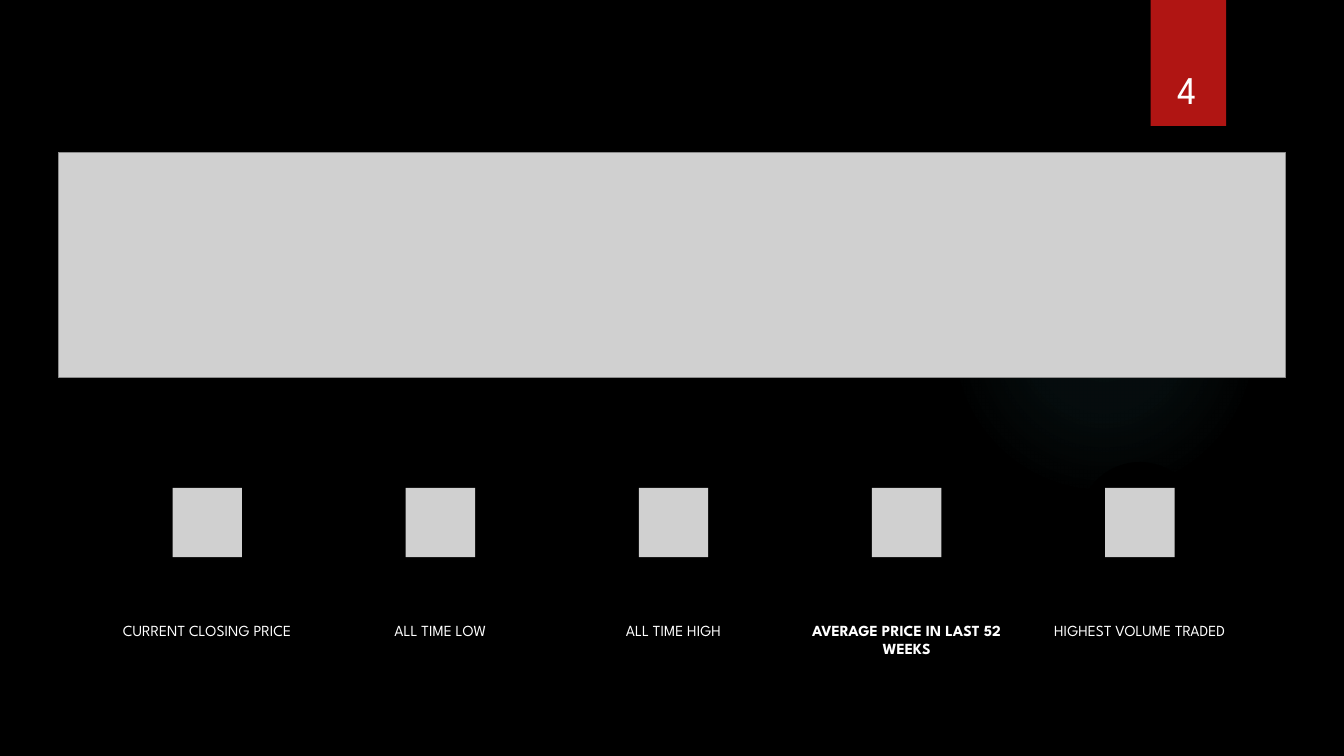
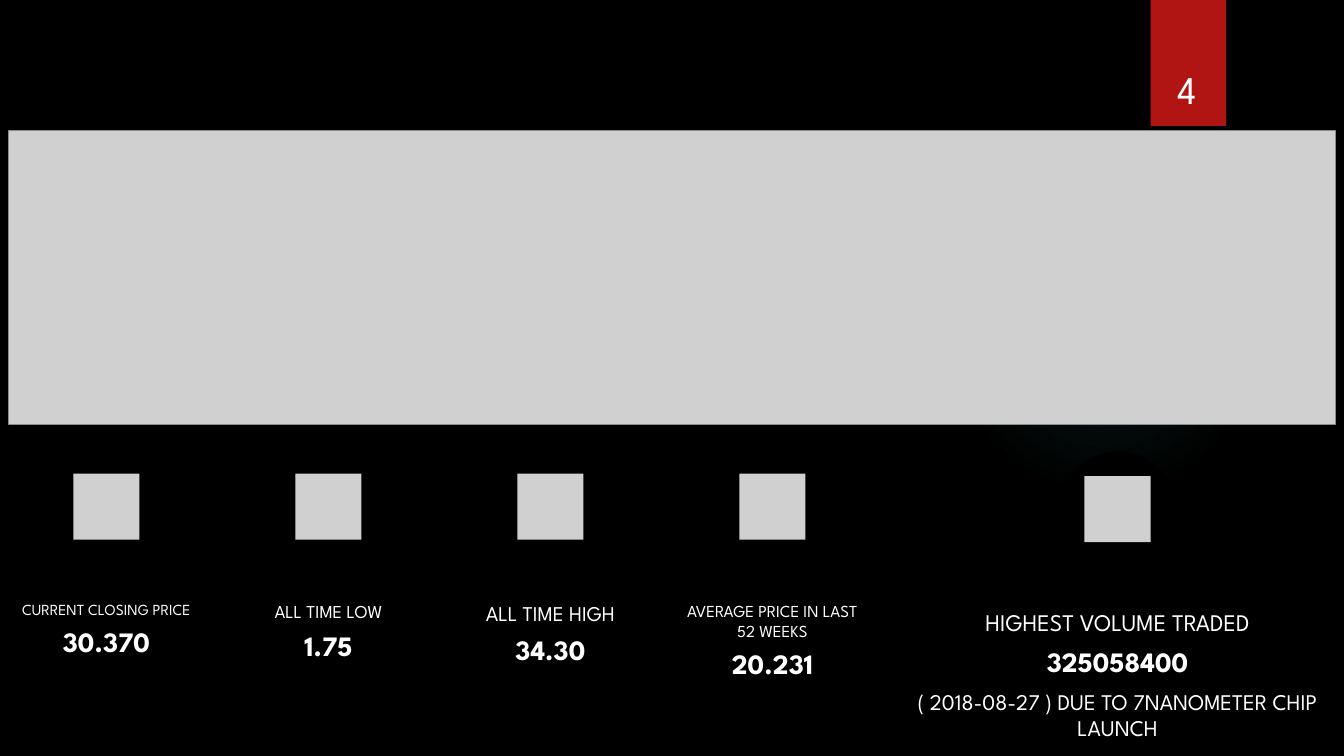
Before and after one commit to satwik2663/Machine-Learning-AMD-Stock-data-analysis-and-Trading-Strategies, a slide deck: slide 4 of Presentation_Final.pptx. Drawn at 1344x756 pixels with LibreOffice and Linux fonts; fonts in the diff are those of the drawing; grey boxes stand for pictures; background and template pictures are left out. Boxes give left, top, right and bottom in pixels: in the first picture for what was removed or moved away, otherwise in the second. Text is boxed around its words. In the diff, an @@ line names an element or a change of style, - is before the commit and + after.

```diff
--- a/Presentation_Final.pptx
+++ b/Presentation_Final.pptx
@@ picture: place and size @@
-picture at <box>58,152,1286,378</box>
+picture at <box>9,130,1336,424</box>
@@ ellipse: place and size @@
-ellipse at <box>147,462,268,583</box>
+ellipse at <box>48,450,163,565</box>
@@ ellipse: place and size @@
-ellipse at <box>847,462,968,583</box>
+ellipse at <box>271,450,386,565</box>
@@ ellipse: place and size @@
-ellipse at <box>380,462,501,583</box>
+ellipse at <box>493,450,608,565</box>
@@ ellipse: place and size @@
-ellipse at <box>613,462,734,583</box>
+ellipse at <box>715,450,830,565</box>
@@ ellipse: place and size @@
-ellipse at <box>1080,462,1201,583</box>
+ellipse at <box>1061,452,1176,567</box>
@@ group added at <box>74,474,1151,542</box>: 5 pictures @@
@@ group removed at <box>172,488,1175,558</box>: 5 pictures @@
@@ text "CURRENT CLOSING PRICE": place and size @@
-text "CURRENT CLOSING PRICE" at <box>123,625,292,636</box>
+text "CURRENT CLOSING PRICE" at <box>22,604,191,653</box>
@@ text "ALL TIME LOW": place and size @@
-text "ALL TIME LOW" at <box>394,625,486,636</box>
+text "ALL TIME LOW" at <box>275,606,383,657</box>
@@ text at <box>275,606,383,618</box>: size 11 to 13 pt in "ALL TIME LOW" @@
@@ text "ALL TIME HIGH": place and size @@
-text "ALL TIME HIGH" at <box>626,625,721,636</box>
+text "ALL TIME HIGH" at <box>486,607,615,661</box>
@@ text at <box>486,607,615,622</box>: size 11 to 15 pt in "ALL TIME HIGH"; more space between paragraphs @@
@@ text "AVERAGE PRICE IN LAST 52 ...": place and size @@
-text "AVERAGE PRICE IN LAST 52 ..." at <box>812,625,1001,654</box>
+text "AVERAGE PRICE IN LAST 52 ..." at <box>687,605,858,675</box>
@@ text at <box>687,605,858,638</box>: size 11 to 12 pt, bold off in "AVERAGE PRICE IN LAST 52 WEEKS" @@
@@ text "HIGHEST VOLUME TRADED": place and size @@
-text "HIGHEST VOLUME TRADED" at <box>1054,625,1225,636</box>
+text "HIGHEST VOLUME TRADED" at <box>930,615,1317,737</box>
@@ text at <box>985,615,1249,632</box>: size 11 to 17 pt in "HIGHEST VOLUME TRADED"; more space between paragraphs @@
@@ text at <box>63,633,150,653</box>: paragraph added @@
+30.370
@@ text at <box>304,637,352,657</box>: paragraph added @@
+1.75
@@ text at <box>515,641,585,661</box>: paragraph added @@
+34.30
@@ text at <box>732,655,813,675</box>: paragraph added @@
+20.231
@@ text at <box>930,653,1317,737</box>: paragraphs added @@
+325058400
+( 2018-08-27 ) DUE TO 7NANOMETER CHIP LAUNCH
```
Also in this commit, not shown: 6 other slides changed, 16 slides added, 3 slides removed.
